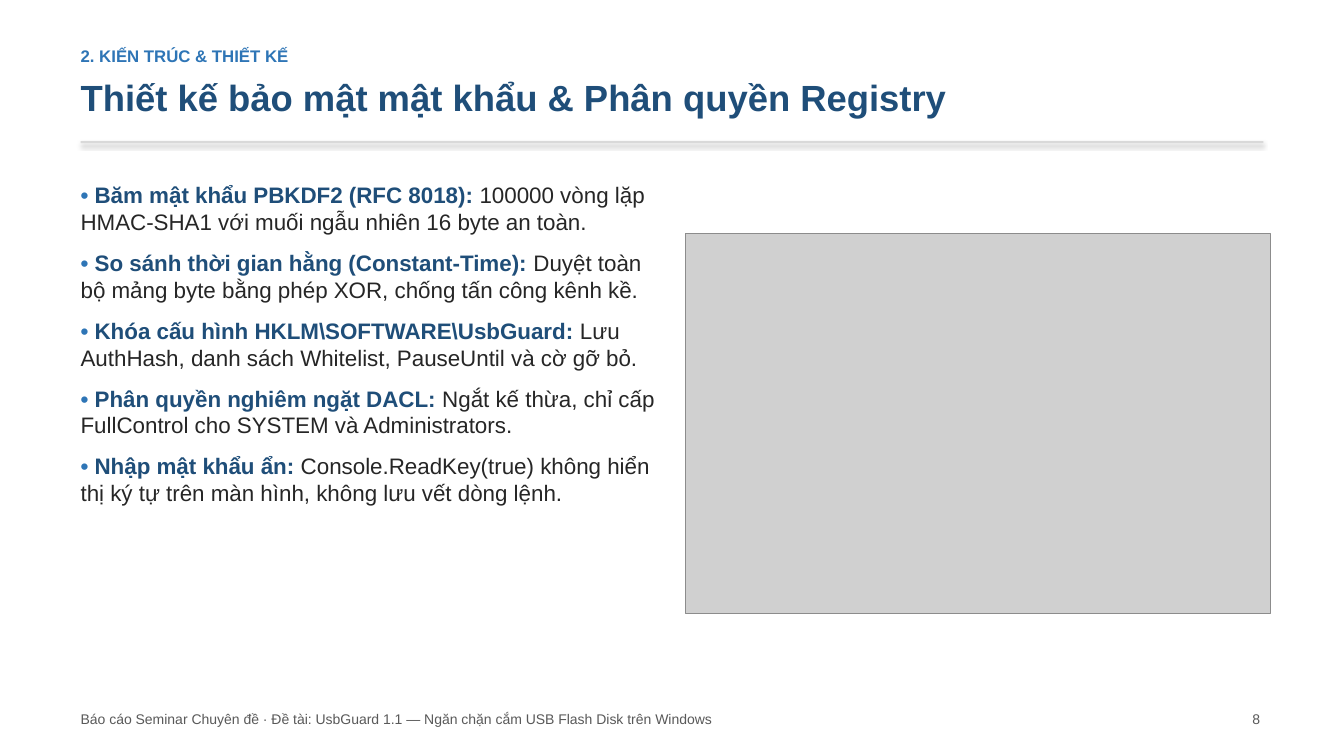
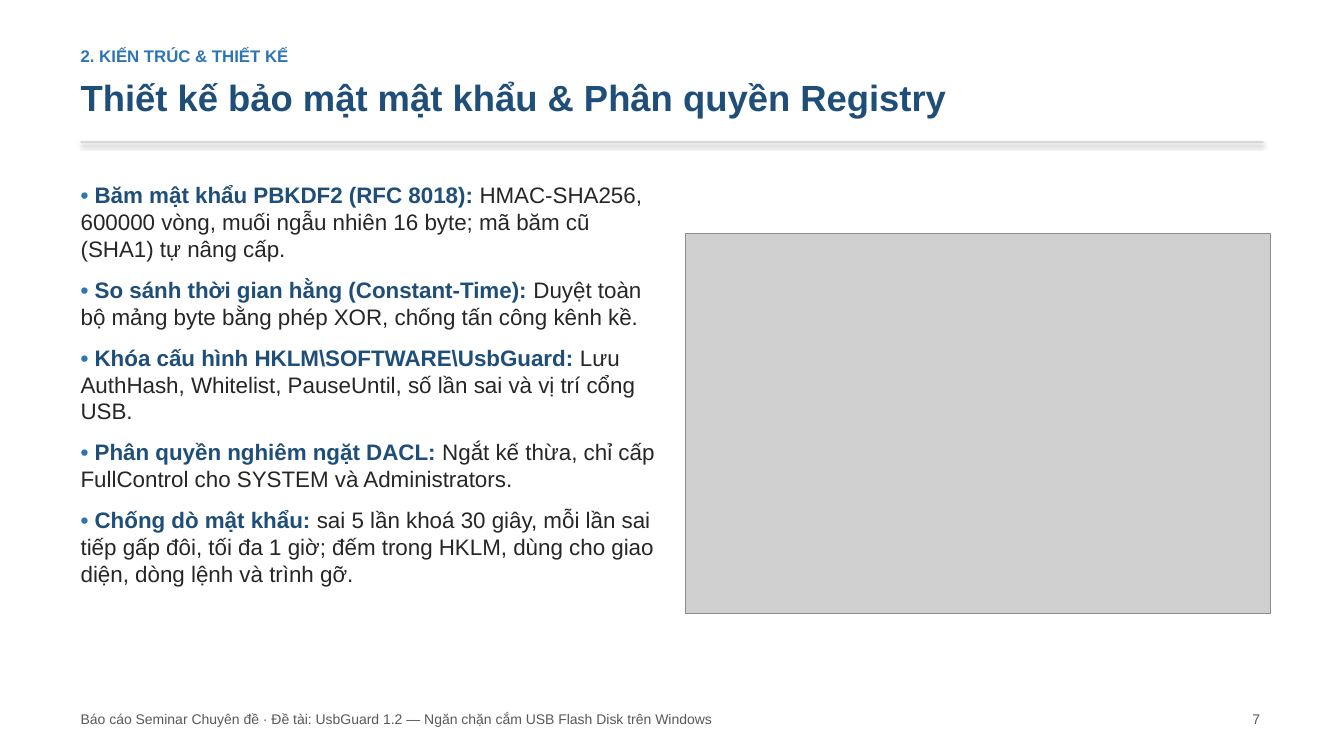
Before and after one commit to hungphamwp/usbguard, a slide deck: slide 7 of slide/SLIDE-UsbGuard.pptx (slide 8 before the commit). Drawn at 1344x756 pixels with LibreOffice and Linux fonts; fonts in the diff are those of the drawing; grey boxes stand for pictures. Boxes give left, top, right and bottom in pixels: in the first picture for what was removed or moved away, otherwise in the second. Text is boxed around its words. In the diff, an @@ line names an element or a change of style, - is before the commit and + after.

```diff
--- a/slide/SLIDE-UsbGuard.pptx
+++ b/slide/SLIDE-UsbGuard.pptx
@@ text at bbox=[81, 186, 643, 262]: text changed @@
-• Băm mật khẩu PBKDF2 (RFC 8018): 100000 vòng lặp HMAC-SHA1 với muối ngẫu nhiên 16 byte an toàn.
+• Băm mật khẩu PBKDF2 (RFC 8018): HMAC-SHA256, 600000 vòng, muối ngẫu nhiên 16 byte; mã băm cũ (SHA1) tự nâng cấp.
@@ text at bbox=[81, 348, 635, 420]: text changed @@
-• Khóa cấu hình HKLM\SOFTWARE\UsbGuard: Lưu AuthHash, danh sách Whitelist, PauseUntil và cờ gỡ bỏ.
+• Khóa cấu hình HKLM\SOFTWARE\UsbGuard: Lưu AuthHash, Whitelist, PauseUntil, số lần sai và vị trí cổng USB.
@@ text at bbox=[81, 510, 653, 587]: text changed @@
-• Nhập mật khẩu ẩn: Console.ReadKey(true) không hiển thị ký tự trên màn hình, không lưu vết dòng lệnh.
+• Chống dò mật khẩu: sai 5 lần khoá 30 giây, mỗi lần sai tiếp gấp đôi, tối đa 1 giờ; đếm trong HKLM, dùng cho giao diện, dòng lệnh và trình gỡ.
@@ text at bbox=[81, 713, 712, 727]: text changed @@
-Báo cáo Seminar Chuyên đề · Đề tài: UsbGuard 1.1 — Ngăn chặn cắm USB Flash Disk trên Windows
+Báo cáo Seminar Chuyên đề · Đề tài: UsbGuard 1.2 — Ngăn chặn cắm USB Flash Disk trên Windows
@@ text at bbox=[1252, 714, 1260, 724]: text changed @@
-8
+7
```
Also in this commit, not shown: 16 other slides changed, 2 slides added, 1 slide removed, 15 other files.
